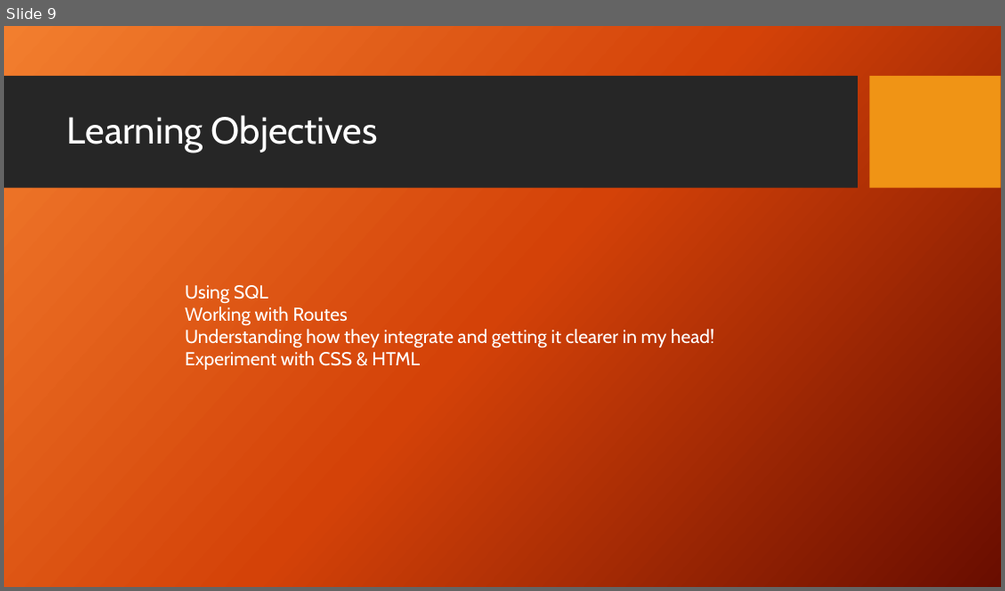
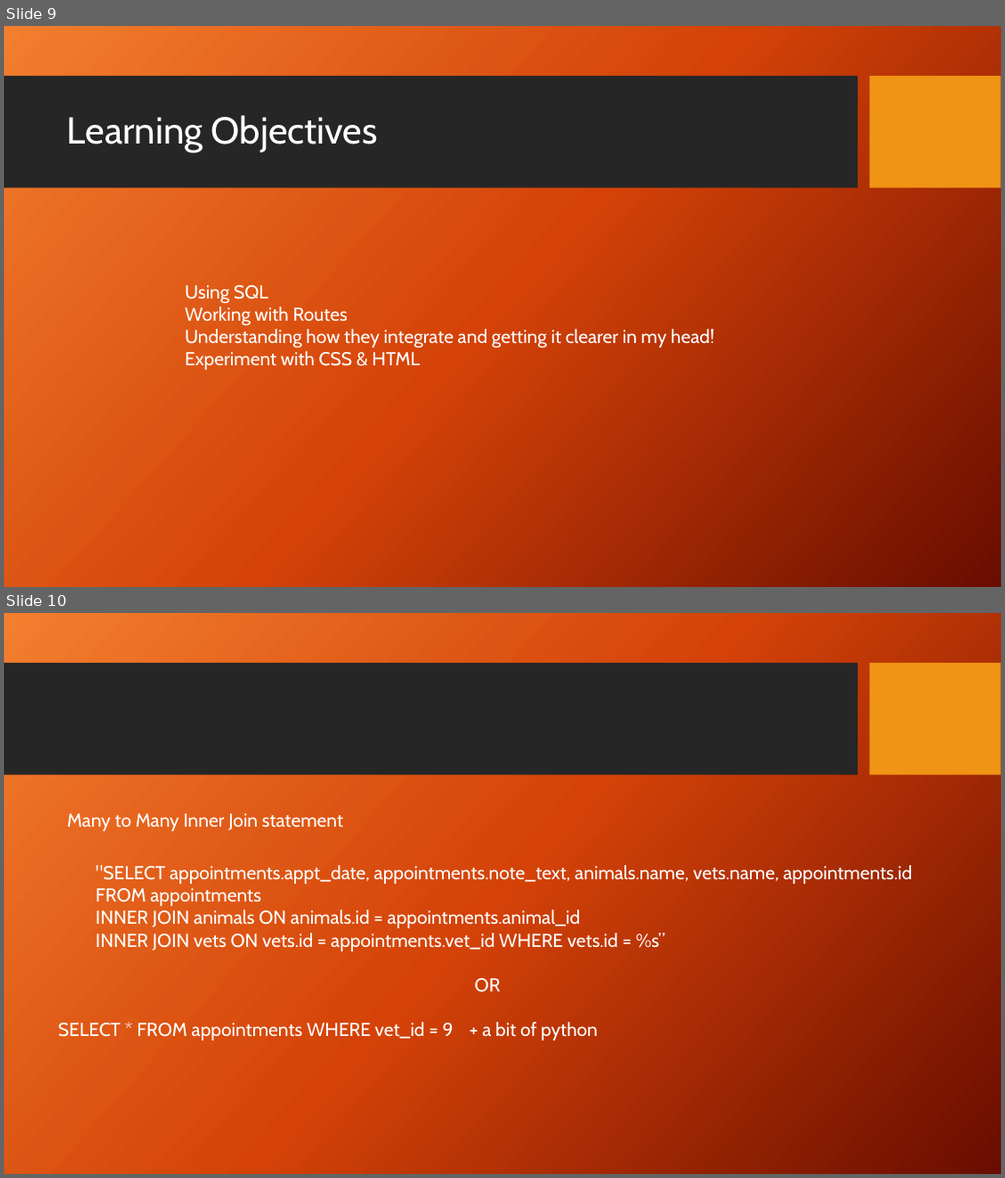
Before and after one commit to Peetfire/Animal_magic, a slide deck: Presentation/Vet Managment.pptx. Shown one above the other, each under a label of ours: slide 9 before the commit, slides 9 and 10 after it. The pictures are 1005x591 and 1005x1178 pixels, drawn with LibreOffice and Linux fonts; fonts in the diff are those of the drawing; background and template pictures are left out. Boxes give left, top, right and bottom in pixels: in the first picture for what was removed or moved away, otherwise in the second. Text is boxed around its words. In the diff, an @@ line names an element or a change of style, - is before the commit and + after.

Commit message:
Implemented secondary view boxes for veiw: vet, owner & animal

```diff
--- a/Presentation/Vet Managment.pptx
+++ b/Presentation/Vet Managment.pptx
@@ slide 10 added at (x1=4, y1=613, x2=1001, y2=1174), background picture (left out); not listed: 2 template elements that a slide beside it also shows @@
@@ text added at (x1=67, y1=813, x2=343, y2=831), 18 pt, text #FFFFFF @@
+Many to Many Inner Join statement
@@ text added at (x1=58, y1=865, x2=912, y2=1040), 18 pt, text #FFFFFF @@
+  "SELECT appointments.appt_date, appointments.note_text, animals.name, vets.name, appointments.id
+  FROM appointments
+  INNER JOIN animals ON animals.id = appointments.animal_id
+  INNER JOIN vets ON vets.id = appointments.vet_id WHERE vets.id = %s”
+OR
+SELECT * FROM appointments WHERE vet_id = 9 + a bit of python
```
Also in this commit, not shown: 18 other files.
